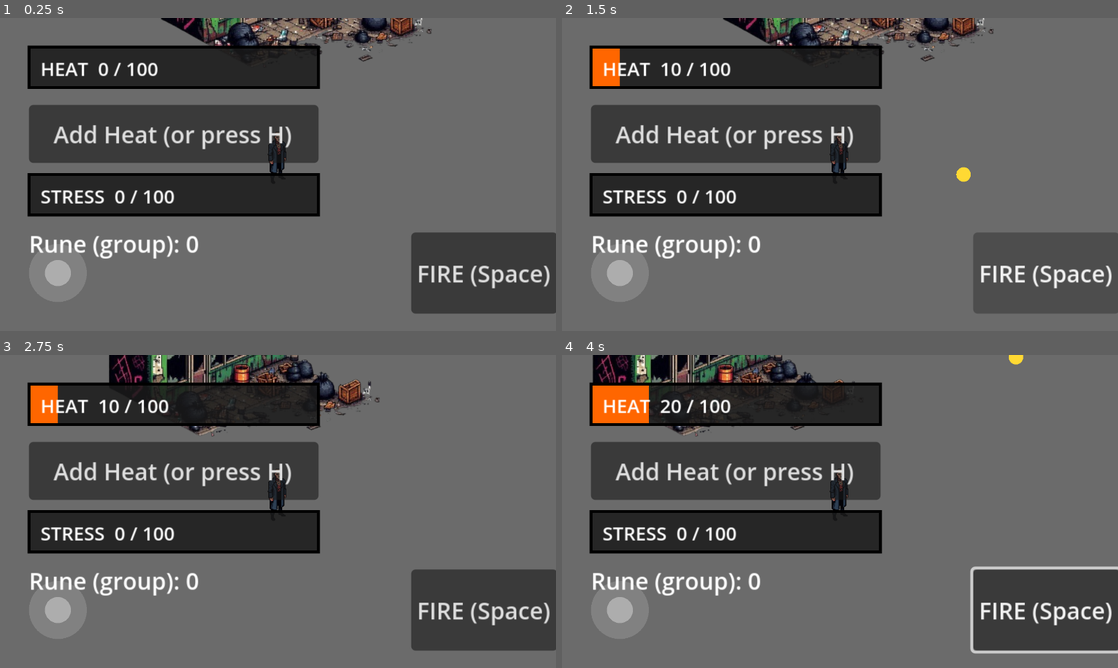
Above: before the commit, frames 1-4 (two rows, left to right).
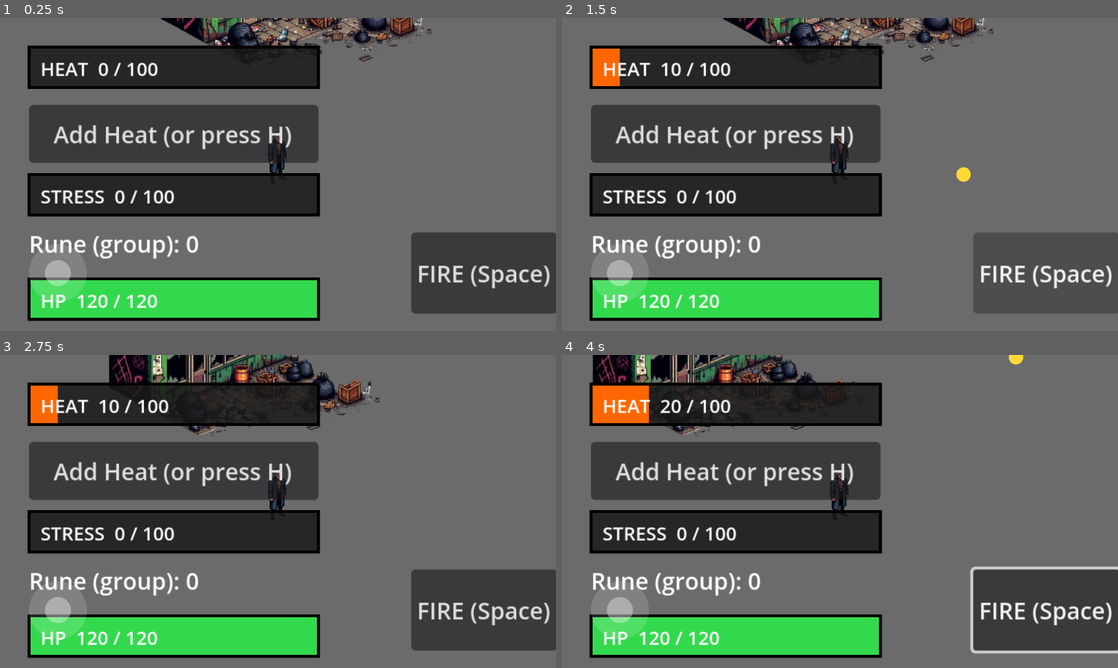
Above: after the commit, the same moments.

Repository: zowskyy/crxcibl3
Game: Godot game, scene res://scenes/TestRoom.tscn
Two runs of this game, one before a commit and one after it. Both use one fixed random seed, a clock stepped at 60 frames per second and the inputs below.
Inputs (mouse positions are in pixels of both pictures, inside the frame that each line leads up to):
- Up to frame 1 (0.25 s): no input
- Up to frame 2 (1.5 s): click "Add Heat (or press H)" at 0.5 s; click "FIRE (Space)" at 1.25 s
- Up to frame 3 (2.75 s): tap Enter at 2 s; drag from (55, 608) to (333, 442) at 2.02 s
- Up to frame 4 (4 s): drag from (728, 527) to (812, 574) at 2.77 s; tap Space at 3.5 s; move the mouse to (895, 442) at 3.52 s; hold Right (ui_right) from 3.53 s (still down); tap H at 3.6 s

The runs differ from the first frame. In frame 1, 7.4% of the frame differs, in the area x 4-58%, y 82-97%; in frame 2, 7.4%; in frame 3, 7.4%; in frame 4, 7.4%.

Commit message:
Slice 3.1: player health HUD + downed/respawn state
HealthBar.gd: self-drawing Control, same idiom as HeatMeter/StressMeter.
Green fill proportional to HP; turns red + "DOWNED — respawning..." at 0.
Added to CanvasLayer in TestRoom, RooftopScene, EmperorScene.

Player.gd: downed/respawned signals; take_damage() freezes physics on
first kill, _start_respawn() restores full HP after 3s. Permanent death
is a separate Phase 3 module; this is the soft-death checkpoint layer.

Co-Authored-By: Claude Fable 5 <noreply@anthropic.com>

Diff:
--- a/godot/scenes/EmperorScene.tscn
+++ b/godot/scenes/EmperorScene.tscn
@@ -7,6 +7,7 @@
 [ext_resource type="Script" path="res://scenes/HeatMeter.gd" id="5"]
 [ext_resource type="Texture2D" path="res://assets/heroes/hero_enforcer_ghost.png" id="6"]
 [ext_resource type="Script" path="res://scenes/EmperorFigure.gd" id="7"]
+[ext_resource type="Script" path="res://scenes/HealthBar.gd" id="8"]
 
 [sub_resource type="RectangleShape2D" id="RectangleShape2D_player"]
 size = Vector2(16, 16)
@@ -104,6 +105,13 @@
 offset_bottom = 76.0
 text = "Stress: 0"
 
+[node name="HealthBar" type="Control" parent="CanvasLayer"]
+offset_left = 20.0
+offset_top = 84.0
+offset_right = 220.0
+offset_bottom = 112.0
+script = ExtResource("8")
+
 [node name="VirtualJoystick" type="Control" parent="CanvasLayer"]
 anchor_left = 0.0
 anchor_top = 1.0
--- /dev/null
+++ b/godot/scenes/HealthBar.gd
@@ -0,0 +1,42 @@
+extends Control
+## Slice 3.1 — player health bar, same self-drawing idiom as HeatMeter/StressMeter.
+## Finds the player via group lookup (deferred, same race-condition fix as
+## VirtualJoystick) so it works in any scene that has a "player" group member.
+## Polls every frame — reflects damage from any source with no manual refresh.
+
+const BAR_COLOR     := Color(0.2, 0.85, 0.3)    # green — distinct from Heat orange / Stress purple
+const DOWNED_COLOR  := Color(0.85, 0.1, 0.1)    # red when at 0 HP
+const BG_COLOR      := Color(0.1, 0.1, 0.1, 0.85)
+const BORDER_COLOR  := Color(0.0, 0.0, 0.0, 1.0)
+const TEXT_COLOR    := Color(1.0, 1.0, 1.0, 1.0)
+
+var _player = null
+
+
+func _ready() -> void:
+	call_deferred("_find_player")
+
+
+func _find_player() -> void:
+	_player = get_tree().get_first_node_in_group("player")
+
+
+func _process(_delta: float) -> void:
+	queue_redraw()
+
+
+func _draw() -> void:
+	draw_rect(Rect2(Vector2.ZERO, size), BG_COLOR)
+
+	if _player == null or not is_instance_valid(_player):
+		return
+
+	var fill := clampf(float(_player.health) / float(_player.MAX_HEALTH), 0.0, 1.0)
+	var bar_col := DOWNED_COLOR if _player.is_dead() else BAR_COLOR
+	draw_rect(Rect2(Vector2.ZERO, Vector2(size.x * fill, size.y)), bar_col)
+	draw_rect(Rect2(Vector2.ZERO, size), BORDER_COLOR, false, 2.0)
+
+	var label := "DOWNED — respawning..." if _player.is_dead() \
+		else "HP  %d / %d" % [_player.health, _player.MAX_HEALTH]
+	draw_string(ThemeDB.fallback_font, Vector2(8, size.y - 8), label,
+		HORIZONTAL_ALIGNMENT_LEFT, -1, 13, TEXT_COLOR)
--- a/godot/scenes/Player.gd
+++ b/godot/scenes/Player.gd
@@ -14,9 +14,13 @@
 const SPEED := 120.0
 const MAX_HEALTH := 120
 const MELEE_DAMAGE := 15  # kept for reference/lore continuity; no longer the attack path
+const RESPAWN_TIME := 3.0  # seconds downed before returning to full HP
 
 const BULLET_SCRIPT := preload("res://scenes/Bullet.gd")
 const FIRE_COOLDOWN := 0.25  # ~4 shots/sec, Metal Slug-ish rapid but not instant
+
+signal downed    # fires once when health first reaches 0
+signal respawned # fires when the respawn timer completes
 
 var health := MAX_HEALTH
 var hero_name: String = "enforcer"  # set by whoever spawns the player
@@ -85,12 +89,18 @@
 func take_damage(amount: int) -> void:
 	var was_dead := is_dead()
 	health = clampi(health - amount, 0, MAX_HEALTH)
-	# Guarded so this only fires once per knockout, not on every hit that
-	# happens to land while already at 0 -- Stress.on_crew_member_downed()
-	# is a one-shot stress spike (Slice 2.13), not a per-hit thing like
-	# on_hit_taken() is.
 	if is_dead() and not was_dead:
 		Stress.on_crew_member_downed()
+		set_physics_process(false)   # freeze movement and firing input
+		downed.emit()
+		_start_respawn()
+
+
+func _start_respawn() -> void:
+	await get_tree().create_timer(RESPAWN_TIME).timeout
+	health = MAX_HEALTH
+	set_physics_process(true)
+	respawned.emit()
 
 
 func is_dead() -> bool:
--- a/godot/scenes/RooftopScene.tscn
+++ b/godot/scenes/RooftopScene.tscn
@@ -6,6 +6,7 @@
 [ext_resource type="Script" path="res://scenes/BossBlackwood.gd" id="4"]
 [ext_resource type="Script" path="res://scenes/HeatMeter.gd" id="5"]
 [ext_resource type="Texture2D" path="res://assets/heroes/hero_enforcer_ghost.png" id="6"]
+[ext_resource type="Script" path="res://scenes/HealthBar.gd" id="7"]
 
 [sub_resource type="RectangleShape2D" id="RectangleShape2D_player"]
 size = Vector2(16, 16)
@@ -110,6 +111,13 @@
 offset_bottom = 76.0
 text = "Stress: 0"
 
+[node name="HealthBar" type="Control" parent="CanvasLayer"]
+offset_left = 20.0
+offset_top = 84.0
+offset_right = 220.0
+offset_bottom = 112.0
+script = ExtResource("7")
+
 [node name="VirtualJoystick" type="Control" parent="CanvasLayer"]
 anchor_left = 0.0
 anchor_top = 1.0
--- a/godot/scenes/TestRoom.tscn
+++ b/godot/scenes/TestRoom.tscn
@@ -14,6 +14,7 @@
 [ext_resource type="Script" path="res://scenes/BodegaShop.gd" id="12"]
 [ext_resource type="Shader" path="res://assets/shaders/heat_wave.gdshader" id="13"]
 [ext_resource type="Script" path="res://scenes/SpawnGenerator.gd" id="14"]
+[ext_resource type="Script" path="res://scenes/HealthBar.gd" id="15"]
 
 [sub_resource type="RectangleShape2D" id="RectangleShape2D_generator"]
 size = Vector2(40, 40)
@@ -151,6 +152,13 @@
 offset_right = 220.0
 offset_bottom = 172.0
 text = "Rune: 0"
+
+[node name="HealthBar" type="Control" parent="CanvasLayer"]
+offset_left = 20.0
+offset_top = 180.0
+offset_right = 220.0
+offset_bottom = 208.0
+script = ExtResource("15")
 
 [node name="BodegaMenu" type="Control" parent="CanvasLayer"]
 visible = false
Not shown: 1 places in godot/scenes/EmperorScene.tscn that only renumber resources
Not shown: 1 places in godot/scenes/RooftopScene.tscn that only renumber resources
Not shown: 1 places in godot/scenes/TestRoom.tscn that only renumber resources
Not shown, changed: PROJECT_BLUEPRINT.md
Not shown, changed: PROJECT_STATE.md
